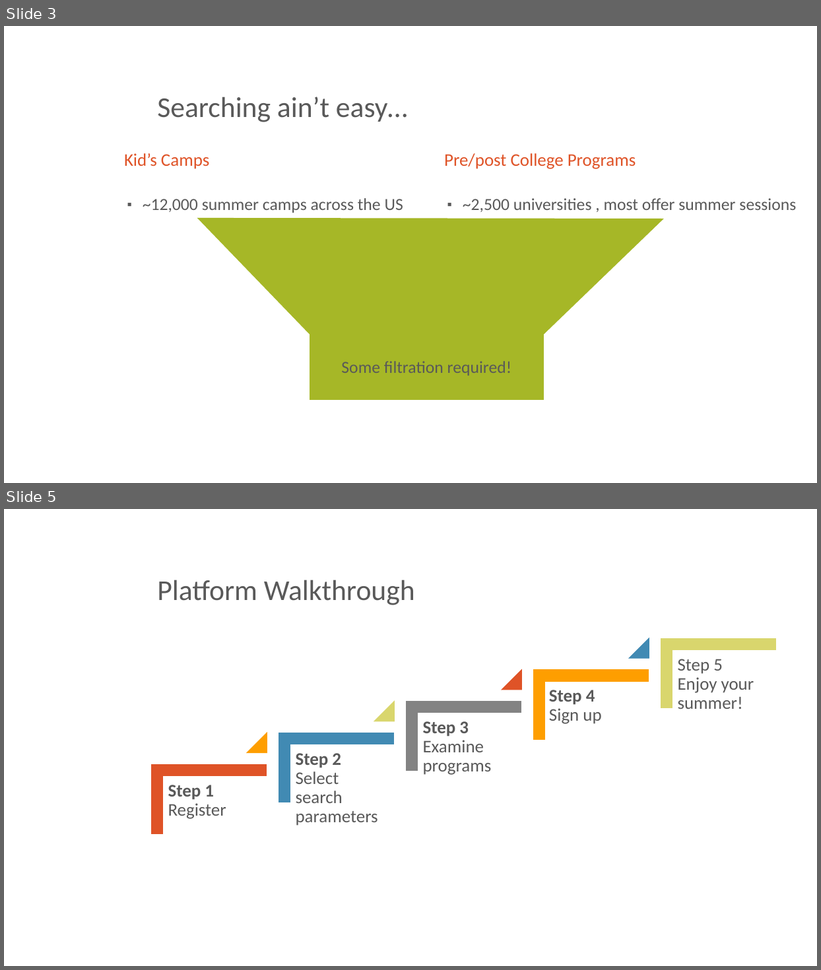
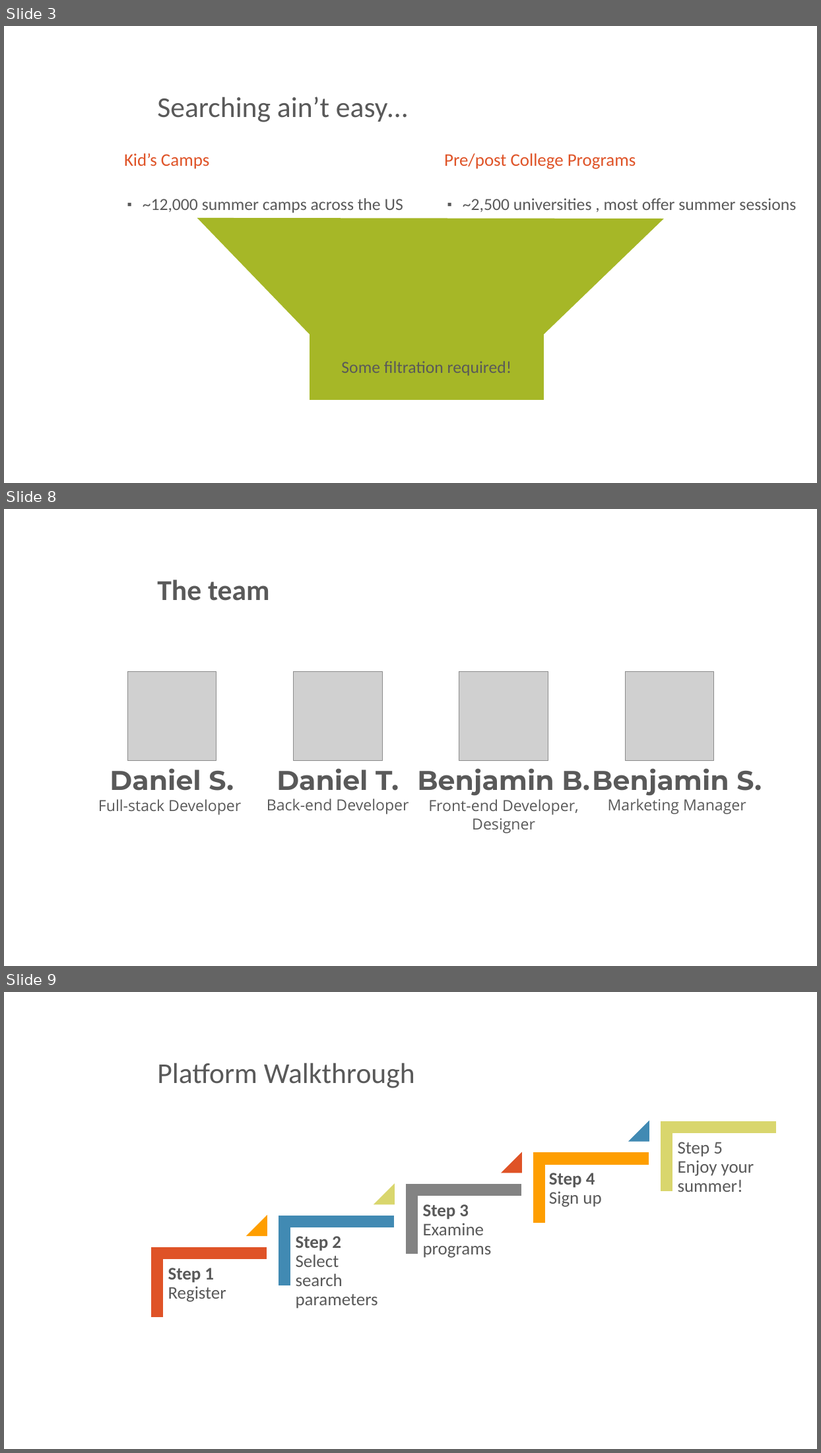
Before and after one commit to bmspersonal/testing, a slide deck: summerdeck.pptx. Shown one above the other, each under a label of ours: slides 3 and 5 before the commit, slides 3, 8 and 9 after it; the slides between them are not shown. The pictures are 821x970 and 821x1453 pixels, drawn with LibreOffice and Linux fonts; fonts in the diff are those of the drawing; grey boxes stand for pictures; background and template pictures are left out. Boxes give left, top, right and bottom in pixels: in the first picture for what was removed or moved away, otherwise in the second. Text is boxed around its words. In the diff, an @@ line names an element or a change of style, - is before the commit and + after.

```diff
--- a/summerdeck.pptx
+++ b/summerdeck.pptx
@@ slide 8 added at [4,509,817,966], background picture (left out) @@
@@ title added at [157,580,269,601], 34 pt, text #595959, bold @@
+The team
@@ picture added at [127,672,217,761] @@
@@ picture added at [293,672,382,761] @@
@@ picture added at [459,672,548,761] @@
@@ picture added at [626,672,715,761] @@
@@ text added at [98,768,241,815], 18 pt, text #595959 @@
+Daniel S.
+Full-stack Developer
@@ text added at [267,768,409,815], 18 pt, text #595959 @@
+Daniel T.
+Back-end Developer
@@ text added at [417,768,589,833], 18 pt, text #595959 @@
+Benjamin B.
+Front-end Developer,
+Designer
@@ text added at [592,768,762,815], 18 pt, text #595959 @@
+Benjamin S.
+Marketing Manager
@@ what was slide 5 is now slide 9 @@
```
Also in this commit, not shown: 5 slides changed, 1 slide removed.
